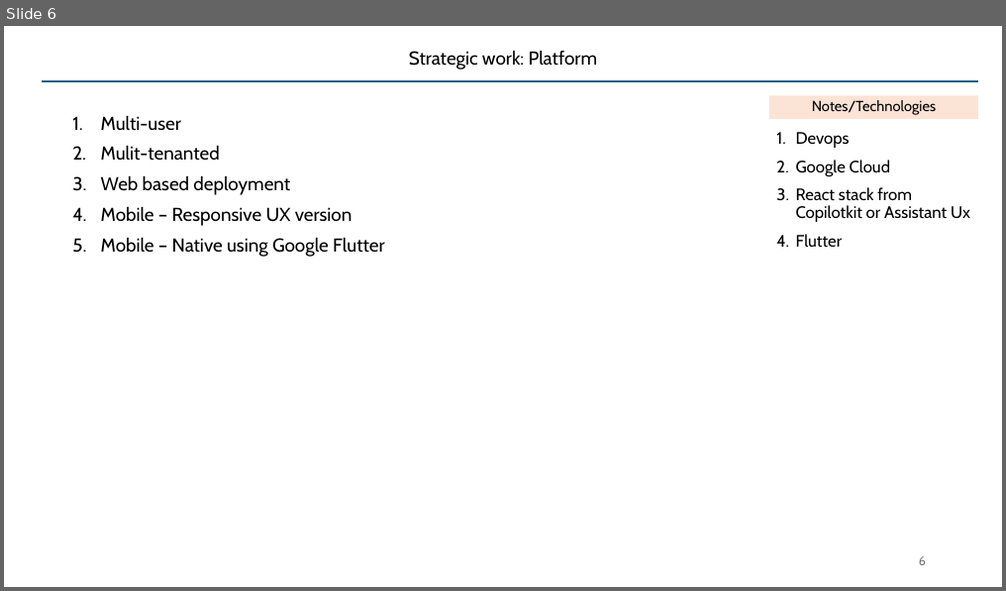
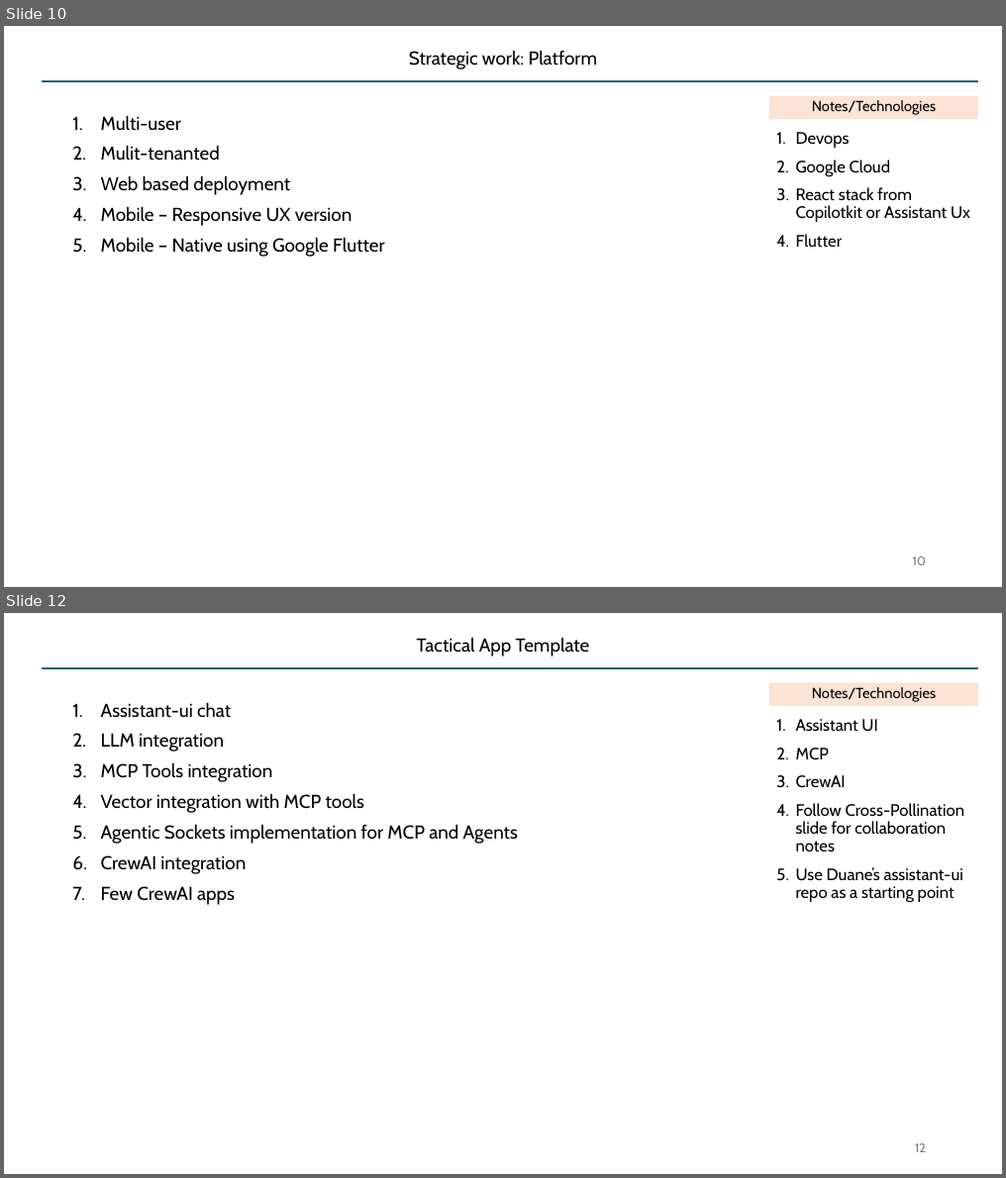
Before and after one commit to SatyaKomatineni/articles-repo, a slide deck: architecture/applied-genai-testbed.pptx. Shown one above the other, each under a label of ours: slide 6 before the commit, slides 10 and 12 after it; the slides between them are not shown. The pictures are 1006x591 and 1006x1178 pixels, drawn with LibreOffice and Linux fonts; fonts in the diff are those of the drawing. Boxes give left, top, right and bottom in pixels: in the first picture for what was removed or moved away, otherwise in the second. Text is boxed around its words. In the diff, an @@ line names an element or a change of style, - is before the commit and + after.

```diff
--- a/architecture/applied-genai-testbed.pptx
+++ b/architecture/applied-genai-testbed.pptx
@@ slide 12 added at [4,613,1002,1174], background #FFFFFF; not listed: 1 template element that a slide beside it also shows @@
@@ title added at [417,638,590,657], 18 pt, text #000000 @@
+Tactical App Template
@@ text added at [769,682,979,706], fill #FBE3D6, 14 pt, text #000000 @@
+Notes/Technologies
@@ text added at [101,702,518,905], 18 pt, text #000000 @@
+1. Assistant-ui chat
+2. LLM integration
+3. MCP Tools integration
+4. Vector integration with MCP tools
+5. Agentic Sockets implementation for MCP and Agents
+6. CrewAI integration
+7. Few CrewAI apps
@@ text added at [796,719,965,902], 16 pt, text #000000 @@
+1. Assistant UI
+2. MCP
+3. CrewAI
+4. Follow Cross-Pollination slide for collaboration notes
+5. Use Duane’s assistant-ui repo as a starting point
@@ page number added at [915,1144,926,1153], 12 pt, text #797979 @@
+12
@@ what was slide 6 is now slide 10 @@
@@ page number at [913,557,926,566]: text changed @@
-6
+10
```
Also in this commit, not shown: 3 slides changed, 13 other slides added.
